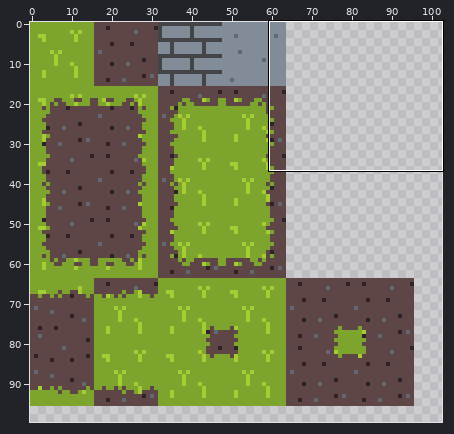
File history of a sprite sheet, textures/terrain.png. The first picture is a wide view before the edit; the outline marks the close-up.
Close-up. First the earlier version:
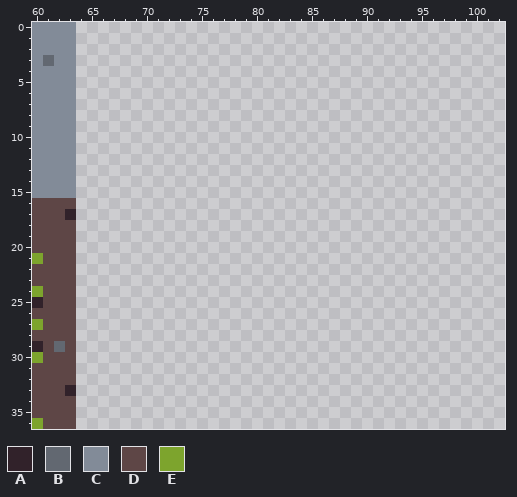
The file is 256x256 pixels. Shown: x 60..102, y 0..36. The wide view leaves out empty margins.
Palette (. is transparent): A #31222a  B #626871  C #828b98  D #5e4646  E #7da42d
Pixels before, first column x 60:
 0 CCCC
 1 CCCC
 2 CCCC
 3 CBCC
 4 CCCC
 5 CCCC
 6 CCCC
 7 CCCC
 8 CCCC
 9 CCCC
10 CCCC
11 CCCC
12 CCCC
13 CCCC
14 CCCC
15 CCCC
16 DDDD
17 DDDA
18 DDDD
19 DDDD
20 DDDD
21 EDDD
22 DDDD
23 DDDD
24 EDDD
25 ADDD
26 DDDD
27 EDDD
28 DDDD
29 ADBD
30 EDDD
31 DDDD
32 DDDD
33 DDDA
34 DDDD
35 DDDD
36 EDDD
New version:
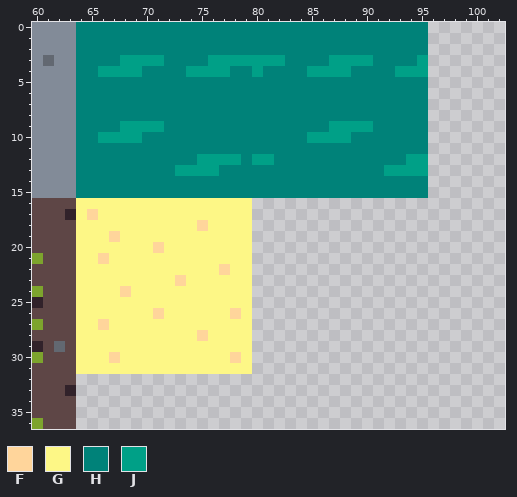
Colours new in this view: F #ffd59b  G #fdf786  H #008279  J #00a087
The edit:
y 0..2: x 64..95 ................................ -> HHHHHHHHHHHHHHHHHHHHHHHHHHHHHHHH
y 3: x 64..95 ................................ -> HHHHJJJJHHHHJJJJJJJHHHHJJJJHHHHJ
y 4: x 64..95 ................................ -> HHJJJJHHHHJJJJHHJHHHHJJJJHHHHJJJ
y 5..8: x 64..95 ................................ -> HHHHHHHHHHHHHHHHHHHHHHHHHHHHHHHH
y 9: x 64..95 ................................ -> HHHHJJJJHHHHHHHHHHHHHHHJJJJHHHHH
y 10: x 64..95 ................................ -> HHJJJJHHHHHHHHHHHHHHHJJJJHHHHHHH
y 11: x 64..95 ................................ -> HHHHHHHHHHHHHHHHHHHHHHHHHHHHHHHH
y 12: x 64..95 ................................ -> HHHHHHHHHHHJJJJHJJHHHHHHHHHHHHJJ
y 13: x 64..95 ................................ -> HHHHHHHHHJJJJHHHHHHHHHHHHHHHJJJJ
y 14..15: x 64..95 ................................ -> HHHHHHHHHHHHHHHHHHHHHHHHHHHHHHHH
y 16: x 64..79 ................ -> GGGGGGGGGGGGGGGG
y 17: x 64..79 ................ -> GFGGGGGGGGGGGGGG
y 18: x 64..79 ................ -> GGGGGGGGGGGFGGGG
y 19: x 64..79 ................ -> GGGFGGGGGGGGGGGG
y 20: x 64..79 ................ -> GGGGGGGFGGGGGGGG
y 21: x 64..79 ................ -> GGFGGGGGGGGGGGGG
y 22: x 64..79 ................ -> GGGGGGGGGGGGGFGG
y 23: x 64..79 ................ -> GGGGGGGGGFGGGGGG
y 24: x 64..79 ................ -> GGGGFGGGGGGGGGGG
y 25: x 64..79 ................ -> GGGGGGGGGGGGGGGG
y 26: x 64..79 ................ -> GGGGGGGFGGGGGGFG
y 27: x 64..79 ................ -> GGFGGGGGGGGGGGGG
y 28: x 64..79 ................ -> GGGGGGGGGGGFGGGG
y 29: x 64..79 ................ -> GGGGGGGGGGGGGGGG
y 30: x 64..79 ................ -> GGGFGGGGGGGGGGFG
y 31: x 64..79 ................ -> GGGGGGGGGGGGGGGG
